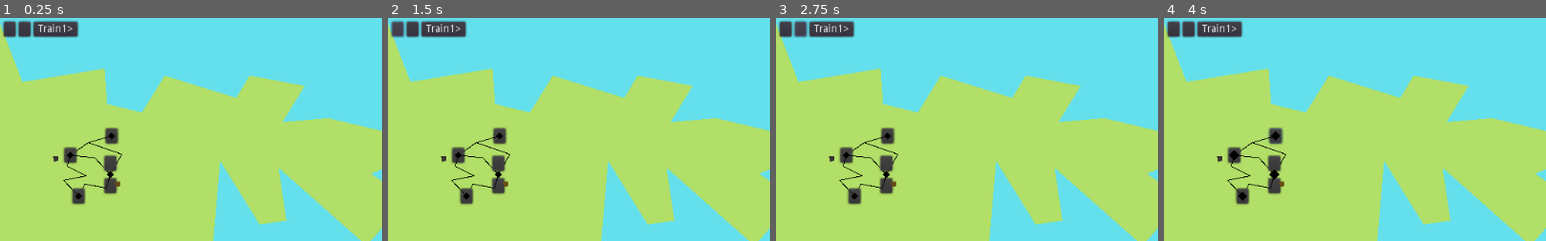
Above: before the commit, frames 1-4 (left to right).
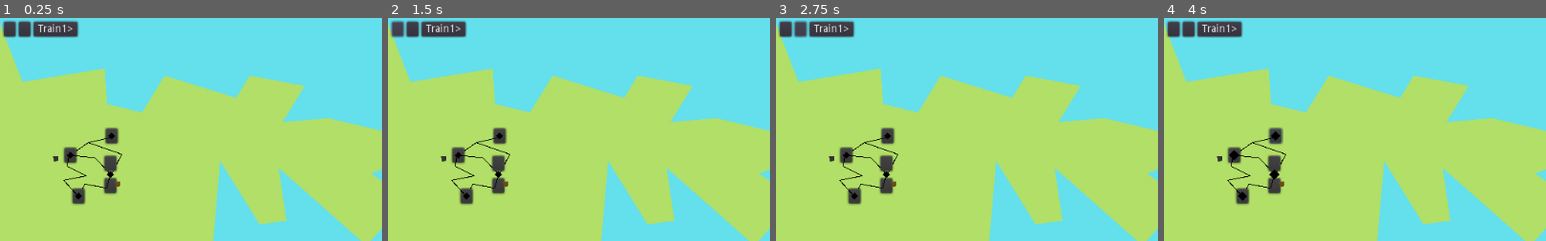
Above: after the commit, the same moments.

Repository: LeBoku/supply-chained
Game: Godot game, scene res://Game.tscn
Same seed, same stepped clock (60 frames per second), same inputs: the game is played once before the commit and once after it.
Inputs (mouse positions are % of the whole screen's width and height, from its top left):
- Up to frame 1 (0.25 s): no input
- Up to frame 2 (1.5 s): click (15, 26) at 0.52 s; click (1, 2) at 1.27 s
- Up to frame 3 (2.75 s): click (3, 2) at 2.02 s
- Up to frame 4 (4 s): click "Train1>" at 2.75 s; click (15, 26) at 3.52 s
The pictures show only the part of the screen within x 0-50%, y 0-50%; the shares and areas given below are measured in that part.

The runs differ from the first frame. In frame 1, less than 0.1% of the frame differs, in the area x 17-32%, y 52-80%; in frame 2, less than 0.1%; in frame 3, less than 0.1%; in frame 4, less than 0.1%.

Commit message:
improved connection-helper

Diff:
--- a/supply-chained/Game.tscn
+++ b/supply-chained/Game.tscn
@@ -59,8 +59,6 @@
 
 [node name="Rail4" parent="Map" instance=ExtResource( 3 )]
 points = PoolVector2Array( 149.333, 160.666, 118.333, 167.666, 163.333, 183.333, 148.667, 211.333 )
-stationA = NodePath("../MineStation")
-stationB = NodePath("../Town")
 
 [node name="MineStation" parent="Map" instance=ExtResource( 2 )]
 position = Vector2( 149.667, 158.667 )
@@ -68,8 +66,6 @@
 
 [node name="Rail3" parent="Map" instance=ExtResource( 3 )]
 points = PoolVector2Array( 149.333, 160.666, 118.333, 167.666, 94, 184.666 )
-stationA = NodePath("../MineStation")
-stationB = NodePath("../MineStation1")
 
 [node name="MineStation1" parent="Map" instance=ExtResource( 2 )]
 position = Vector2( 94.3333, 184.667 )
@@ -80,13 +76,12 @@
 color = Color( 0.215686, 0.2, 0.2, 1 )
 polygon = PoolVector2Array( -1.16118, -1.84308, 5.64067, -1.99326, 6.2019, 4.18028, 0.163147, 5.83803 )
 script = ExtResource( 7 )
-recipies = [ SubResource( 2 ) ]
+recipies = [ SubResource( 1 ) ]
 produces_to = [ NodePath("../MineStation1") ]
 requires_from = [ NodePath("../MineStation1") ]
 
 [node name="Rail" parent="Map" instance=ExtResource( 3 )]
 points = PoolVector2Array( 149.333, 211, 127, 188, 94, 184.666 )
-stationB = NodePath("../MineStation1")
 
 [node name="Town" parent="Map" instance=ExtResource( 2 )]
 position = Vector2( 148, 210.667 )
@@ -97,12 +92,11 @@
 color = Color( 0.407843, 0.305882, 0.0980392, 1 )
 polygon = PoolVector2Array( -1.16118, -1.84308, 5.64067, -1.99326, 6.2019, 4.18028, 0.163147, 5.83803 )
 script = ExtResource( 7 )
-recipies = [ SubResource( 1 ) ]
+recipies = [ SubResource( 2 ) ]
 produces_to = [ NodePath("../Town") ]
 
 [node name="Rail1" parent="Map" instance=ExtResource( 3 )]
 points = PoolVector2Array( 148.333, 211, 142.667, 229, 114, 223.333, 104.667, 239 )
-stationB = NodePath("../Farm")
 
 [node name="Farm" parent="Map" instance=ExtResource( 2 )]
 position = Vector2( 105.333, 239.667 )
@@ -110,8 +104,6 @@
 
 [node name="Rail2" parent="Map" instance=ExtResource( 3 )]
 points = PoolVector2Array( 104.667, 239.666, 85.3333, 218.333, 116, 212.333, 90, 199.666, 92.6667, 184.666 )
-stationA = NodePath("../Farm")
-stationB = NodePath("../MineStation1")
 
 [node name="CarriersHud" type="VBoxContainer" parent="."]
 margin_left = 5.0
--- a/supply-chained/connection/ConnectionHelper.gd
+++ b/supply-chained/connection/ConnectionHelper.gd
@@ -1,14 +1,8 @@
 extends Line2D
 
-export var stationA: NodePath
-export var stationB: NodePath
-
 func _ready():
-	var statA = get_node(stationA) as Station
-	var statB = get_node(stationB) as Station
-
-	self.points[0] = statA.global_position
-	self.points[self.points.size()-1] = statB.global_position
+	var statA = get_station_at_point(points[0])
+	var statB = get_station_at_point(points[points.size()-1])
 
 	var curve = Curve2D.new()
 	var curve_reversed = Curve2D.new()
@@ -19,3 +13,10 @@
 
 	statA.out_connections.append({"curve":curve,"station": statB})
 	statB.out_connections.append({"curve":curve_reversed,"station": statA})
+
+func get_station_at_point(point: Vector2, buffer:int = 10):
+	var stations = get_tree().get_nodes_in_group('Station')
+	for s in stations:
+		var station := s as Station
+		if point.distance_to(station.position) < buffer:
+			return station
Not shown: 1 places in supply-chained/Game.tscn that only renumber resources
